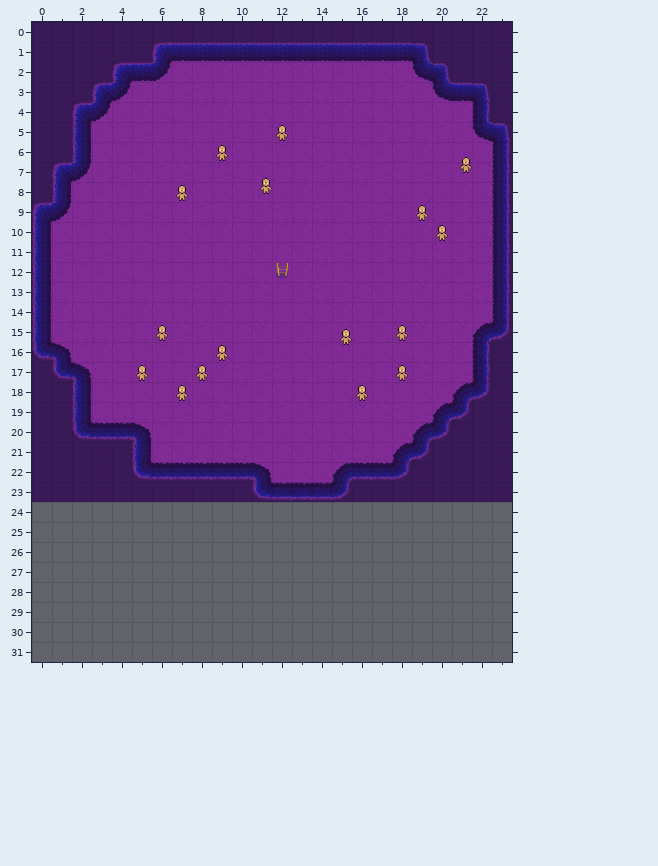
Level history. Tiled map: Artwork/Tiles/Tilemaps/Spirit_LowerZombiePit.tmx. Above, as it was before the edit.
Cells are 32x32 px. Shown: x 0..23, y 0..31. The old version is drawn lined up with the new one.
New version:
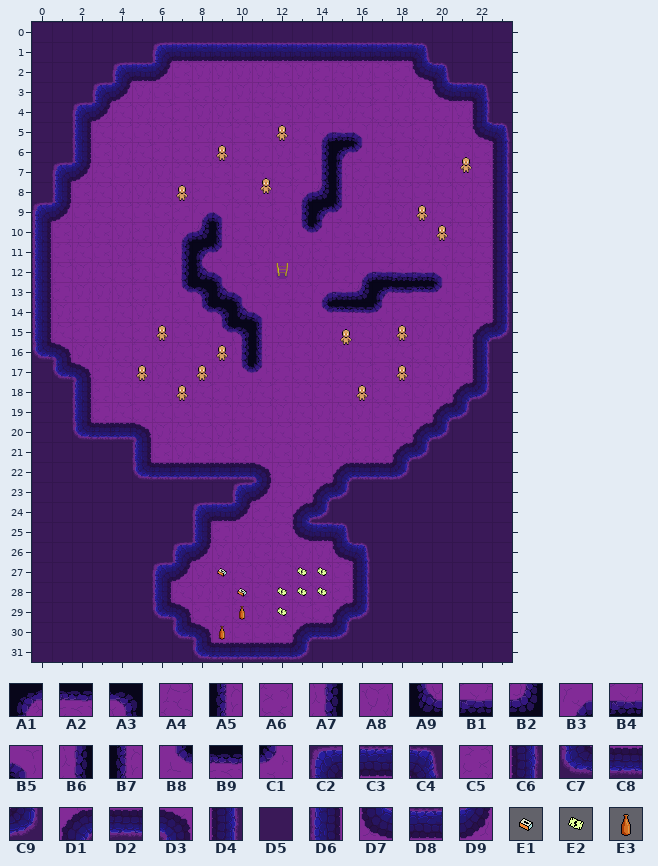
Key: from "MineTileset": A1 0, A2 1, A3 2, A4 3, A5 16, A6 17, A7 18, A8 19, A9 32, B1 33, B2 34, B3 48, B4 49, B5 50, B6 64, B7 66, B8 80, B9 81, C1 82, C2 96, C3 97, C4 98, C5 113, C6 114, C7 128, C8 129, C9 130, D1 144, D2 145, D3 146, D4 160, D5 161, D6 162, D7 176, D8 177, D9 178; from "PlaceObjects": E1 2, E2 3, E3 4.
__ is an empty cell.
Objects are placed by their top-left corner, in cells (3,4 is the top-left corner of cell 3,4); size is 1x1 cell unless given.
Tiles replaced or removed in this view: A4, A6, A8, C5, C7, C8, D2, D5.
Difference:
Changed rows in their new state; .. is an unchanged cell.
map size 24x24 -> 24x32 cells
Layer "Tile Layer 1":
first column x 7:
 5 .. .. .. .. .. .. .. B3 B4 B5 .. .. .. ..
 6 .. .. .. .. .. .. .. B6 A1 C1 .. .. .. ..
 7 .. .. .. .. .. .. .. B6 A5 .. .. .. .. ..
 8 .. .. .. .. .. .. B3 B2 B7 .. .. .. .. ..
 9 .. B3 B5 .. .. .. B6 A1 C1 .. .. .. .. ..
10 B3 B2 B7 .. .. .. B8 C1 .. .. .. .. .. ..
11 A7 A1 C1 .. .. .. .. .. .. .. .. .. .. ..
12 B6 A9 B5 .. .. .. .. .. .. B3 B1 B4 B4 B5
13 B8 A3 A9 B5 .. .. .. B3 B1 B2 A1 B9 A2 C1
14 .. B8 A3 A9 B5 .. .. B8 A2 B9 C1 .. .. ..
15 .. .. B8 A3 B7 .. .. .. .. .. .. .. .. ..
16 .. .. .. B6 B7 .. .. .. .. .. .. .. .. ..
17 .. .. .. B8 C1 .. .. .. .. .. .. .. .. ..
first column x 0:
23 .. .. .. .. .. .. .. .. .. .. C2 D9 A4 A8 D1 .. .. .. .. .. .. .. .. ..
24 D5 D5 D5 D5 D5 D5 D5 D5 C2 D8 D9 A6 A4 D1 C9 D5 D5 D5 D5 D5 D5 D5 D5 D5
25 D5 D5 D5 D5 D5 D5 D5 D5 D6 A6 A8 A4 C5 D7 C3 C4 D5 D5 D5 D5 D5 D5 D5 D5
26 D5 D5 D5 D5 D5 D5 D5 C2 D9 A8 A8 C5 A4 A8 A8 D7 C4 D5 D5 D5 D5 D5 D5 D5
27 D5 D5 D5 D5 D5 D5 C2 D9 A8 A8 A4 A8 C5 A8 C5 C5 D4 D5 D5 D5 D5 D5 D5 D5
28 D5 D5 D5 D5 D5 D5 D6 A4 A8 A8 A6 C5 C5 A4 A8 A6 C6 D5 D5 D5 D5 D5 D5 D5
29 D5 D5 D5 D5 D5 D5 C7 D3 A6 A6 A6 A8 A6 A4 A6 D1 C9 D5 D5 D5 D5 D5 D5 D5
30 D5 D5 D5 D5 D5 D5 D5 C7 D3 A8 C5 C5 C5 D1 D2 C9 D5 D5 D5 D5 D5 D5 D5 D5
31 D5 D5 D5 D5 D5 D5 D5 D5 C7 C8 D2 D2 C8 C9 D5 D5 D5 D5 D5 D5 D5 D5 D5 D5
Layer "ObjectLayers":
added: E2 at 13,27
added: E1 at 9,27
added: E2 at 14,27
added: E1 at 10,28
added: E2 at 14,28
added: E2 at 13,28
added: E2 at 12,28
added: E2 at 12,29
added: E3 at 10,29
added: E3 at 9,30
Changed places in both pictures, as pixel boxes (x1, y1, x2, y2):
changed: (293, 122, 372, 242)
changed: (173, 202, 272, 382)
changed: (313, 262, 452, 322)
changed: (32, 482, 512, 662)
